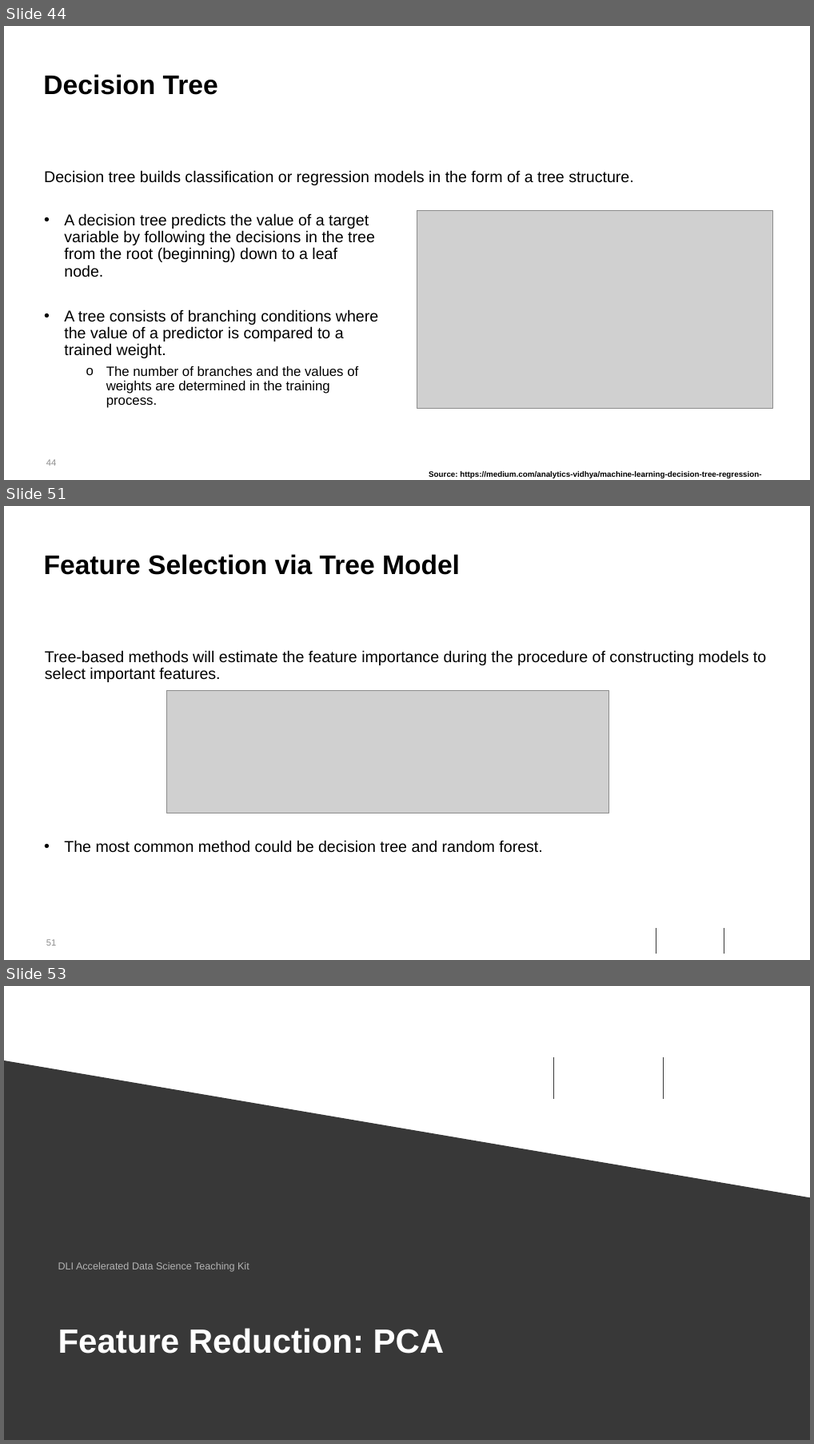
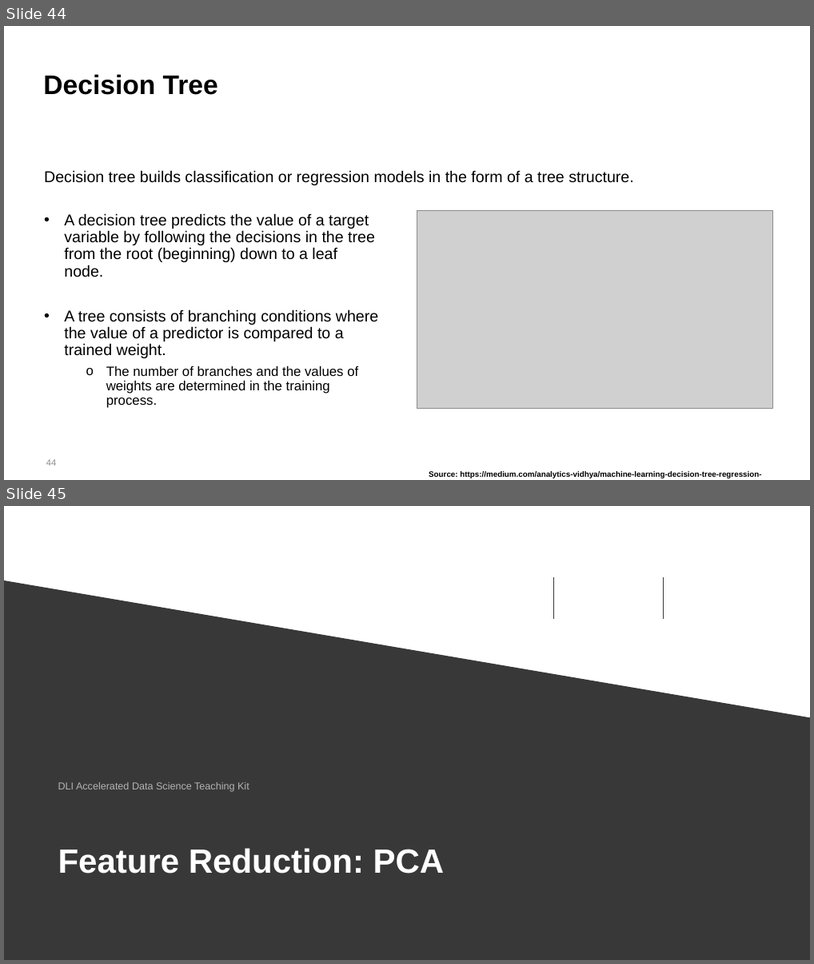
Before and after one commit to manglayev/nu-courses-material, a slide deck: CSCI-423/week-11/Lecture-3-data-pre-processing.pptx. Shown one above the other, each under a label of ours: slides 44, 51 and 53 before the commit, slides 44 and 45 after it; the slides between them are not shown. The pictures are 814x1444 and 814x964 pixels, drawn with LibreOffice and Linux fonts; fonts in the diff are those of the drawing; grey boxes stand for pictures; background and template pictures are left out. Boxes give left, top, right and bottom in pixels: in the first picture for what was removed or moved away, otherwise in the second. Text is boxed around its words. In the diff, an @@ line names an element or a change of style, - is before the commit and + after.

```diff
--- a/CSCI-423/week-11/Lecture-3-data-pre-processing.pptx
+++ b/CSCI-423/week-11/Lecture-3-data-pre-processing.pptx
@@ slide 51 removed at [4, 506, 810, 960], background #FFFFFF; not listed: 1 template element that a slide beside it also shows @@
@@ title removed at [44, 554, 460, 575] @@
-Feature Selection via Tree Model
@@ text removed at [45, 650, 766, 682] @@
-Tree-based methods will estimate the feature importance during the procedure of constructing models to select important features.
@@ picture removed at [167, 690, 610, 813] @@
@@ text removed at [64, 840, 542, 852] @@
-• The most common method could be decision tree and random forest.
@@ line removed from (656, 928) to (656, 953) @@
@@ line removed from (724, 928) to (724, 953) @@
@@ what was slide 53 is now slide 45 @@
```
Also in this commit, not shown: 7 other slides removed.
